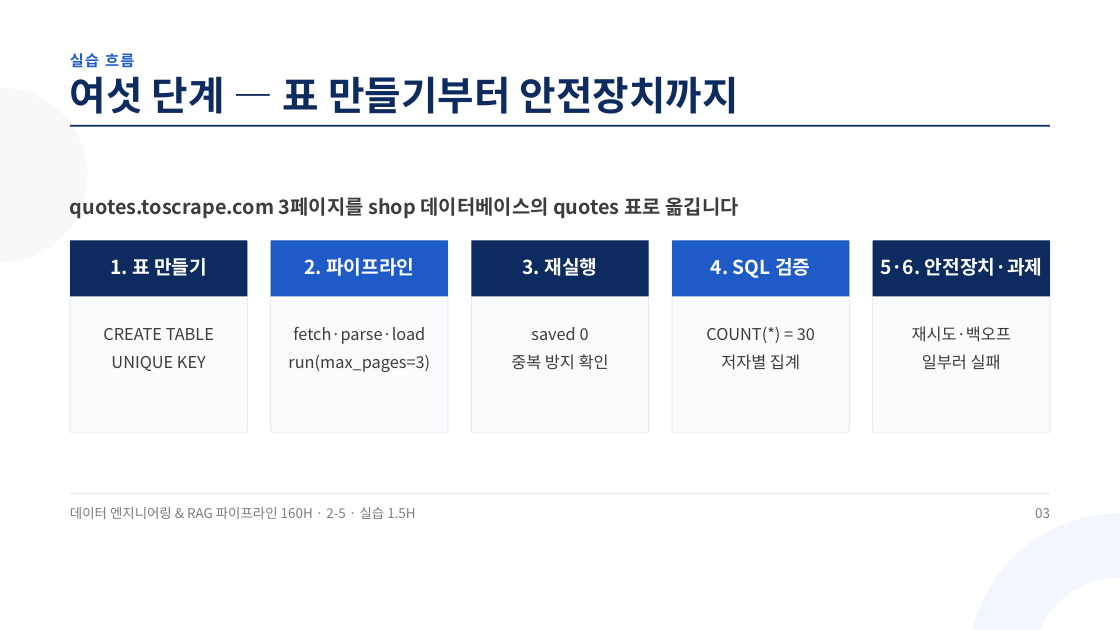
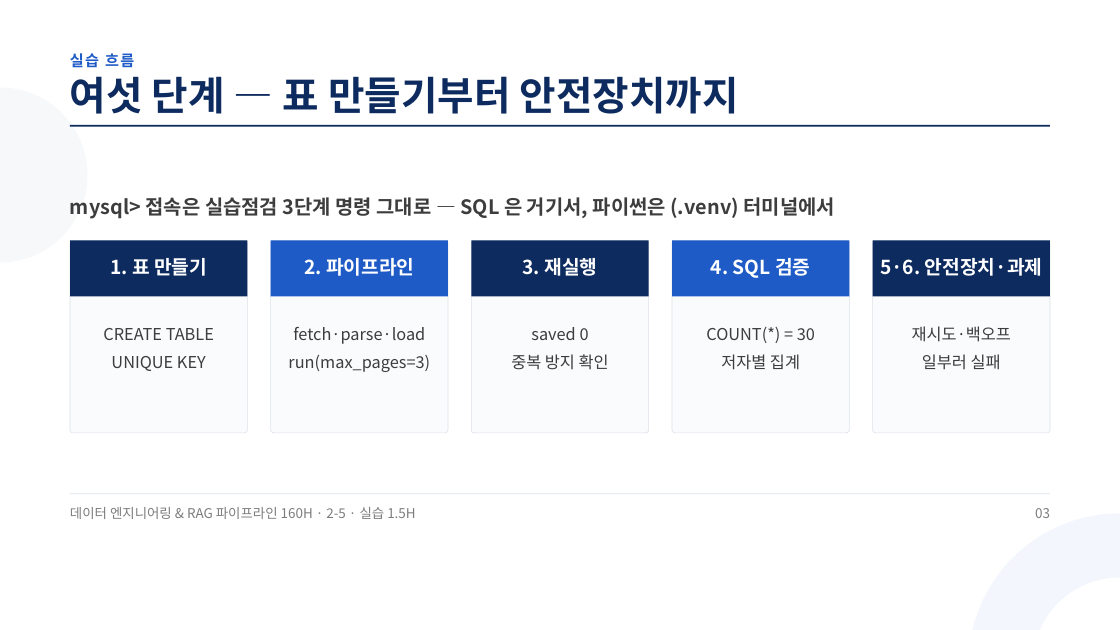
Before and after one commit to aebonlee/materials, a slide deck: slide 3 of data-eng/decks/w2d5s3.pptx. Drawn at 1120x630 pixels with LibreOffice and Linux fonts; fonts in the diff are those of the drawing. Boxes give left, top, right and bottom in pixels: in the first picture for what was removed or moved away, otherwise in the second. Text is boxed around its words. In the diff, an @@ line names an element or a change of style, - is before the commit and + after.

Commit message:
data-eng 2-5 덱 5개(실습점검 신설·재검토 반영) + 묶음 갱신

```diff
--- a/data-eng/decks/w2d5s3.pptx
+++ b/data-eng/decks/w2d5s3.pptx
@@ text at box(70, 197, 835, 219): text changed @@
-quotes.toscrape.com 3페이지를 shop 데이터베이스의 quotes 표로 옮깁니다
+mysql> 접속은 실습점검 3단계 명령 그대로 — SQL 은 거기서, 파이썬은 (.venv) 터미널에서
```
Also in this commit, not shown: 5 other slides changed, 11 other files.
